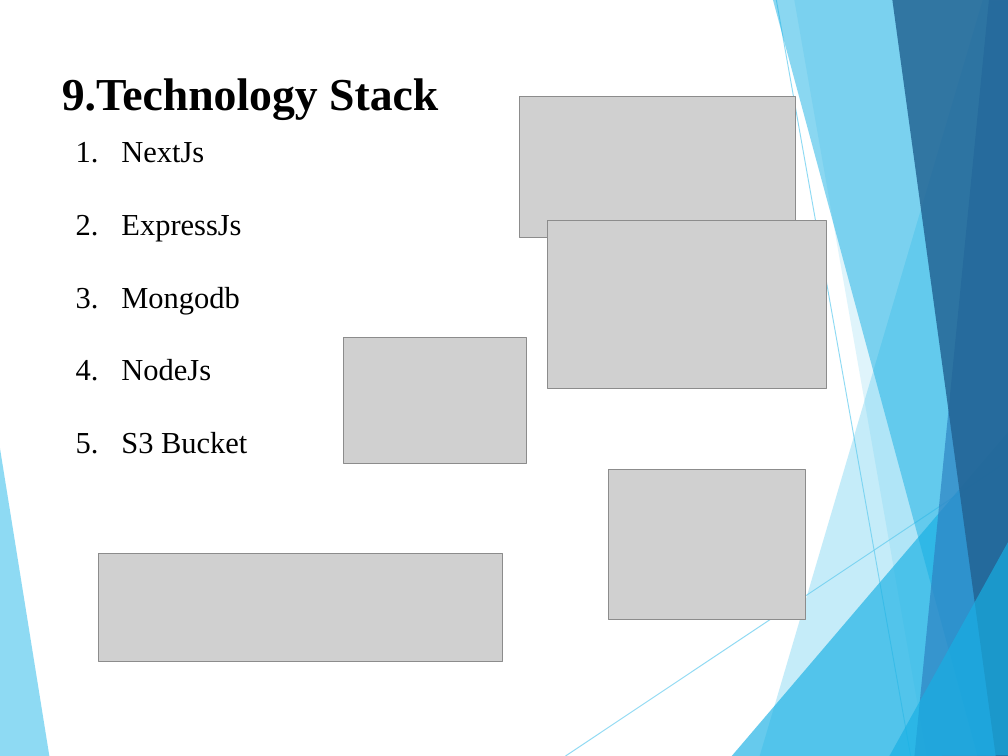
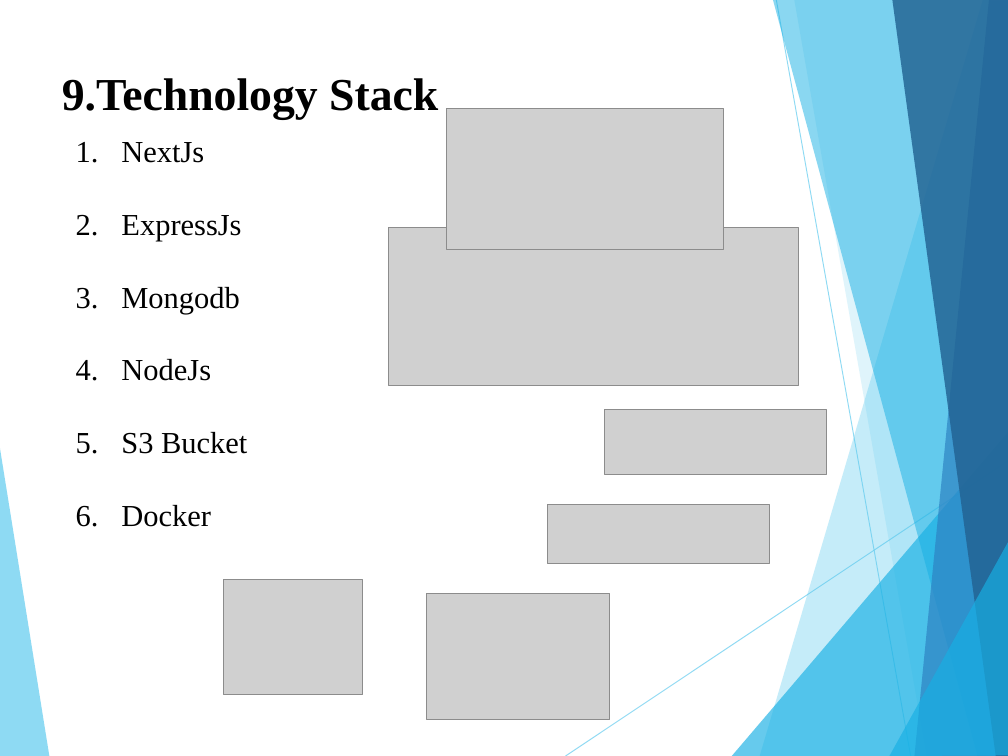
Before and after one commit to rahul007-bit/Reimbursement, a slide deck: slide 12 of Reimbursement Services PPT.pptx (slide 11 before the commit). Drawn at 1008x756 pixels with LibreOffice and Linux fonts; fonts in the diff are those of the drawing; grey boxes stand for pictures. Boxes give left, top, right and bottom in pixels: in the first picture for what was removed or moved away, otherwise in the second. Text is boxed around its words. In the diff, an @@ line names an element or a change of style, - is before the commit and + after.

```diff
--- a/Reimbursement Services PPT.pptx
+++ b/Reimbursement Services PPT.pptx
@@ picture moved from (x1=520, y1=97, x2=796, y2=238) to (x1=447, y1=109, x2=724, y2=250) @@
@@ picture added at (x1=389, y1=228, x2=799, y2=385) @@
@@ picture resized from (x1=547, y1=220, x2=827, y2=388) to (x1=605, y1=410, x2=827, y2=475) @@
@@ picture removed at (x1=609, y1=470, x2=806, y2=620) @@
@@ text at (x1=121, y1=505, x2=211, y2=527): paragraph added @@
+6. Docker
@@ picture resized from (x1=99, y1=553, x2=503, y2=661) to (x1=547, y1=504, x2=769, y2=563) @@
@@ picture added at (x1=223, y1=580, x2=362, y2=695) @@
@@ picture moved from (x1=343, y1=338, x2=526, y2=464) to (x1=427, y1=594, x2=610, y2=720) @@
```
Also in this commit, not shown: 9 other slides changed, 1 slide added, 10 other files.
